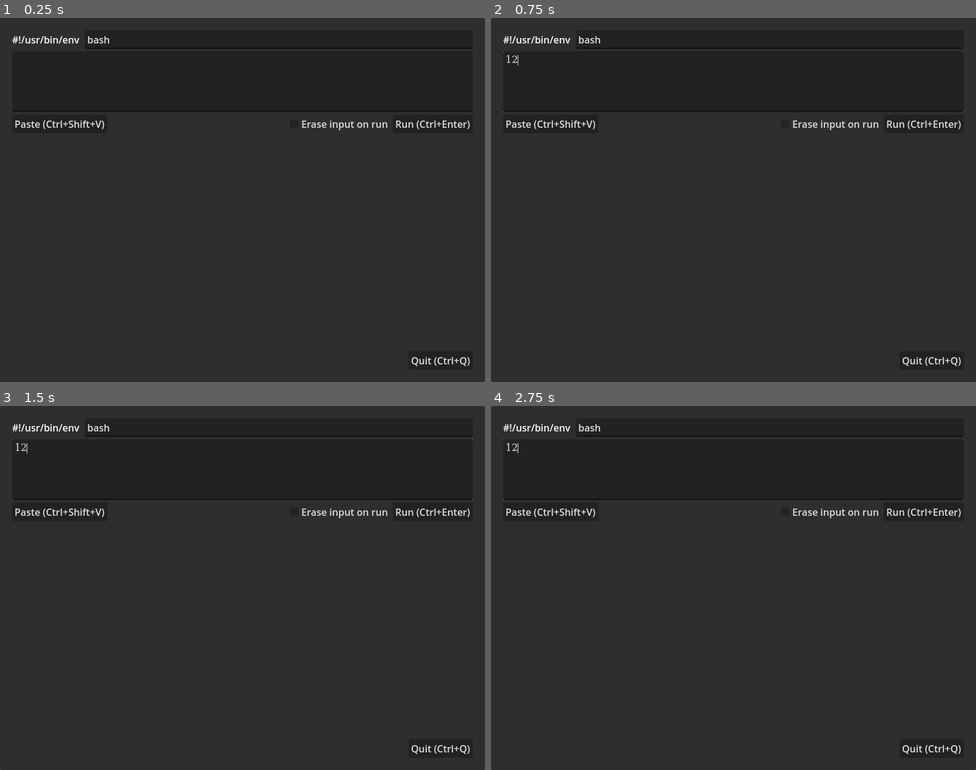
Above: before the commit, frames 1-4 (two rows, left to right).
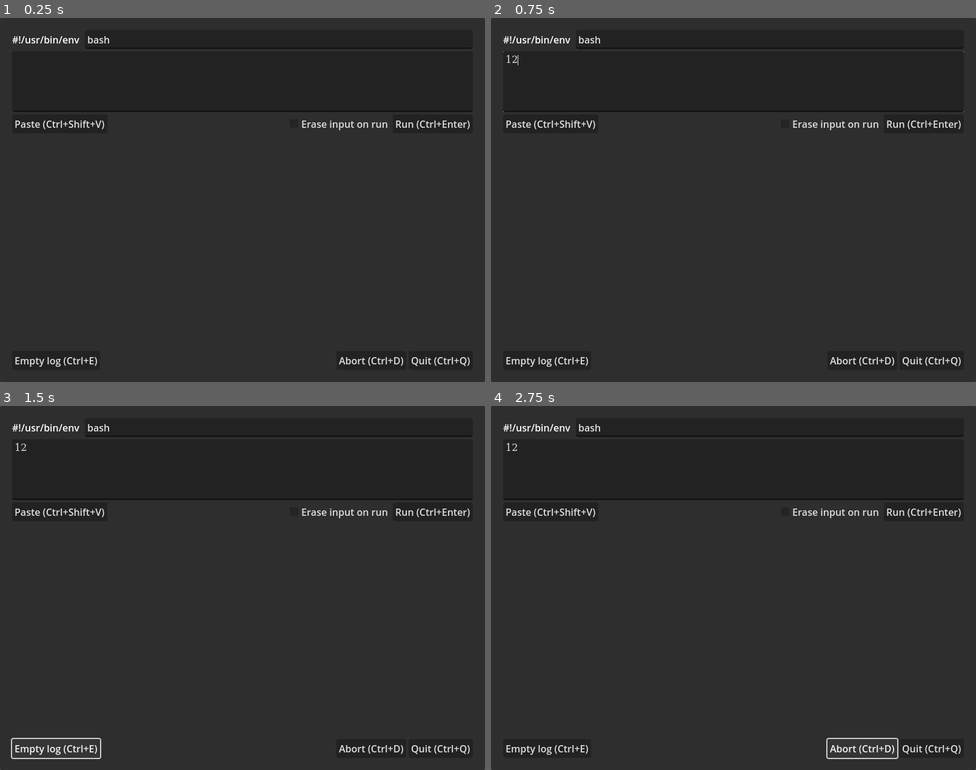
Above: after the commit, the same moments.

Repository: erwan-privat/godot-shell-tester
Game: Godot game, scene res://main.tscn
The game is run twice, just before and just after one commit, with the same random seed, the same clock (stepped at 60 frames per second) and the same inputs.
Inputs (mouse positions are in pixels of both pictures, inside the frame that each line leads up to):
- Up to frame 1 (0.25 s): no input
- Up to frame 2 (0.75 s): click (733, 83) at 0.52 s; type "12" at 0.6 s
- Up to frame 3 (1.5 s): click (58, 748) at 1.25 s, where only the run after the commit has a clickable "Empty log (Ctrl+E)"
- Up to frame 4 (2.75 s): click (864, 748) at 2 s, where only the run after the commit has a clickable "Abort (Ctrl+D)"

The runs differ from the first frame. In frame 1, 0.3% of the frame differs, in the area x 3-84%, y 93-96%; in frame 2, 0.3%; in frame 3, 0.4%, in the area x 2-98%, y 9-97%; in frame 4, 0.4%.
Error after the commit: Parse Error: Identifier "msg" not declared in the current scope. (res://main.gd:75)

Commit message:
fixed doubled input on shortcut

Diff:
--- a/src/main.gd
+++ b/src/main.gd
@@ -4,30 +4,50 @@
 # but crashes with Ctrl+Enter
 
 const TMP_SCRIPT_PATH := "user://tmp_script"
-const USR_SHEBANG := "#!/usr/bin/env "
+const SHEBANG := "#!/usr/bin/env "
+const INPUT_DELAY_SEC := 0.1
 
 # var _input_history: Array[String]
+var _in_input_delay := false
 
 
-func _input(event: InputEvent) -> void:
-	if event.is_action("quit"):
+func _process(_delta: float) -> void:
+	if _in_input_delay:
+		return
+
+	if Input.is_action_pressed("quit"):
 		request_quit()
-		accept_event()
-	elif event.is_action("paste"):
+	elif Input.is_action_pressed("paste"):
 		# fix Godot Ctrl+Shift
 		if Input.is_key_pressed(KEY_SHIFT):
+			print("event paste")
 			paste_from_clipboard()
-			accept_event()
-	elif event.is_action("run"):
+			delay_input()
+	elif Input.is_action_pressed("run"):
 		if Input.is_key_pressed(KEY_CTRL):
+			print("event run")
 			run()
-			accept_event()
+			delay_input()
+	elif Input.is_action_pressed("empty"):
+		print("event empty")
+		empty_console()
+		delay_input()
+	elif Input.is_action_pressed("abort"):
+		print("event abort")
+		abort()
+		delay_input()
 
 
 func _create_tmp_script(content: String) -> void:
 	var f := FileAccess.open(TMP_SCRIPT_PATH,
 			FileAccess.WRITE)
-	f.store_string(USR_SHEBANG + %ShellTxt.text + "\n")
+
+	if f == null:
+		error("Cannot open " + TMP_SCRIPT_PATH
+				+ " in write mode")
+		return
+
+	f.store_string(SHEBANG + %ShellTxt.text + "\n")
 	f.store_string(content)
 
 
@@ -35,9 +55,31 @@
 # 	_input_history += command
 
 
+func abort() -> void:
+	%PipedShell.abort()
+
+
 func append_console(text: String) -> void:
 	# %Console.text += text
 	%Console.append_text(text)
+
+
+func empty_console() -> void:
+	%Console.text = ""
+
+
+func error(text: String) -> void:
+	printerr(text)
+	var ed := %ErrorDialog
+	ed.title = "Error"
+	ed.dialog_text = msg
+	ed.popup_centered()
+
+
+func delay_input() -> void:
+	_in_input_delay = true
+	await get_tree().create_timer(INPUT_DELAY_SEC).timeout
+	_in_input_delay = false
 
 
 func paste_from_clipboard() -> void:
--- a/src/main.tscn
+++ b/src/main.tscn
@@ -82,9 +82,17 @@
 [node name="HBoxContainer" type="HBoxContainer" parent="MarginContainer/VBoxContainer"]
 layout_mode = 2
 
+[node name="EmptyBtn" type="Button" parent="MarginContainer/VBoxContainer/HBoxContainer"]
+layout_mode = 2
+text = "Empty log (Ctrl+E)"
+
 [node name="Control" type="Control" parent="MarginContainer/VBoxContainer/HBoxContainer"]
 layout_mode = 2
 size_flags_horizontal = 3
+
+[node name="AbortBtn" type="Button" parent="MarginContainer/VBoxContainer/HBoxContainer"]
+layout_mode = 2
+text = "Abort (Ctrl+D)"
 
 [node name="QuitBtn" type="Button" parent="MarginContainer/VBoxContainer/HBoxContainer"]
 layout_mode = 2
@@ -97,5 +105,7 @@
 
 [connection signal="pressed" from="MarginContainer/VBoxContainer/ButtonsHBox/PastBtn" to="." method="paste_from_clipboard"]
 [connection signal="pressed" from="MarginContainer/VBoxContainer/ButtonsHBox/RunBtn" to="." method="run"]
+[connection signal="pressed" from="MarginContainer/VBoxContainer/HBoxContainer/EmptyBtn" to="." method="empty_console"]
+[connection signal="pressed" from="MarginContainer/VBoxContainer/HBoxContainer/AbortBtn" to="." method="abort"]
 [connection signal="pressed" from="MarginContainer/VBoxContainer/HBoxContainer/QuitBtn" to="." method="request_quit"]
 [connection signal="output" from="PipedShell" to="." method="append_console"]
--- a/src/piped_shell.gd
+++ b/src/piped_shell.gd
@@ -1,16 +1,15 @@
 class_name PipedShell
 extends Node
 ## PipedShell node is used to launch in a new thread a call
-## to `OS.execute_with_pipe` while printing asynchronously
-## stout and stderr with callback `print` function. Assumes
-## it will be used with a `RichTextLabel`, but the BBCode
-## formating can be disabled with the property
-## `use_bbcode_stderr`.
-## Note: do not use RichTextLabe.append_text for the
-## callback as it will not interpret the BBCode correctly.
-## a quick fix for that can be using a lambda function
-## appending directly like `func (t): $RichTextLabel += t`.
-## TODO add export var to activate auto \n,\r\n appending
+## to `OS.execute_with_pipe` while signaling output from
+## stdout and stderr. By default, this assumes it will be
+## used with a `RichTextLabel`, but the BBCode formating can
+## be disabled with the property `use_bbcode_stderr`.
+## Note: in some cases you should not use
+## `RichTextLabel.append_text` for the callback as it will
+## not interpret the BBCode correctly. A quick fix for that
+## can be using a lambda function appending directly like
+## `func (t): $RichTextLabel += t`.
 
 
 signal output(line: String)
@@ -30,7 +29,7 @@
 	OS.kill(_pid)
 	print("killed pid ", _pid)
 	_pid = 0
-	_thread.wait_to_finish()
+	# _thread.wait_to_finish()
 	_thread = null
 	pass
 
@@ -38,7 +37,6 @@
 func run(command: String, args: PackedStringArray = [],
 		) -> void:
 	abort()
-	assert(_thread == null)
 	_thread = Thread.new()
 	_thread.start(_shell.bind(command, args))
 
--- a/src/project.godot
+++ b/src/project.godot
@@ -38,6 +38,16 @@
 "events": [Object(InputEventKey,"resource_local_to_scene":false,"resource_name":"","device":-1,"window_id":0,"alt_press …(194 unchanged characters)…
 ]
 }
+empty={
+"deadzone": 0.5,
+"events": [Object(InputEventKey,"resource_local_to_scene":false,"resource_name":"","device":-1,"window_id":0,"alt_pressed":false,"shift_pressed":false,"ctrl_pressed":true,"meta_pressed":false,"pressed":false,"keycode":0,"physical_keycode":69,"key_label":0,"unicode":101,"location":0,"echo":false,"script":null)
+]
+}
+abort={
+"deadzone": 0.5,
+"events": [Object(InputEventKey,"resource_local_to_scene":false,"resource_name":"","device":-1,"window_id":0,"alt_pressed":false,"shift_pressed":false,"ctrl_pressed":true,"meta_pressed":false,"pressed":false,"keycode":0,"physical_keycode":68,"key_label":0,"unicode":100,"location":0,"echo":false,"script":null)
+]
+}
 
 [rendering]
 
